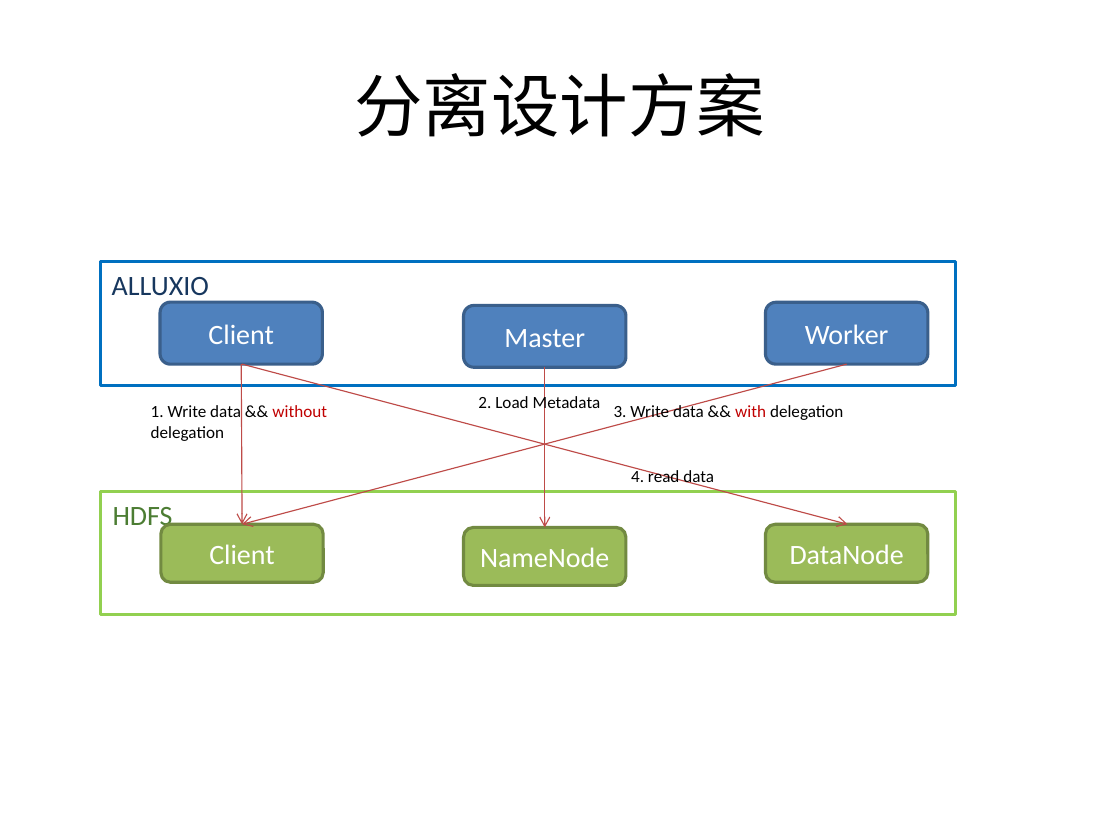
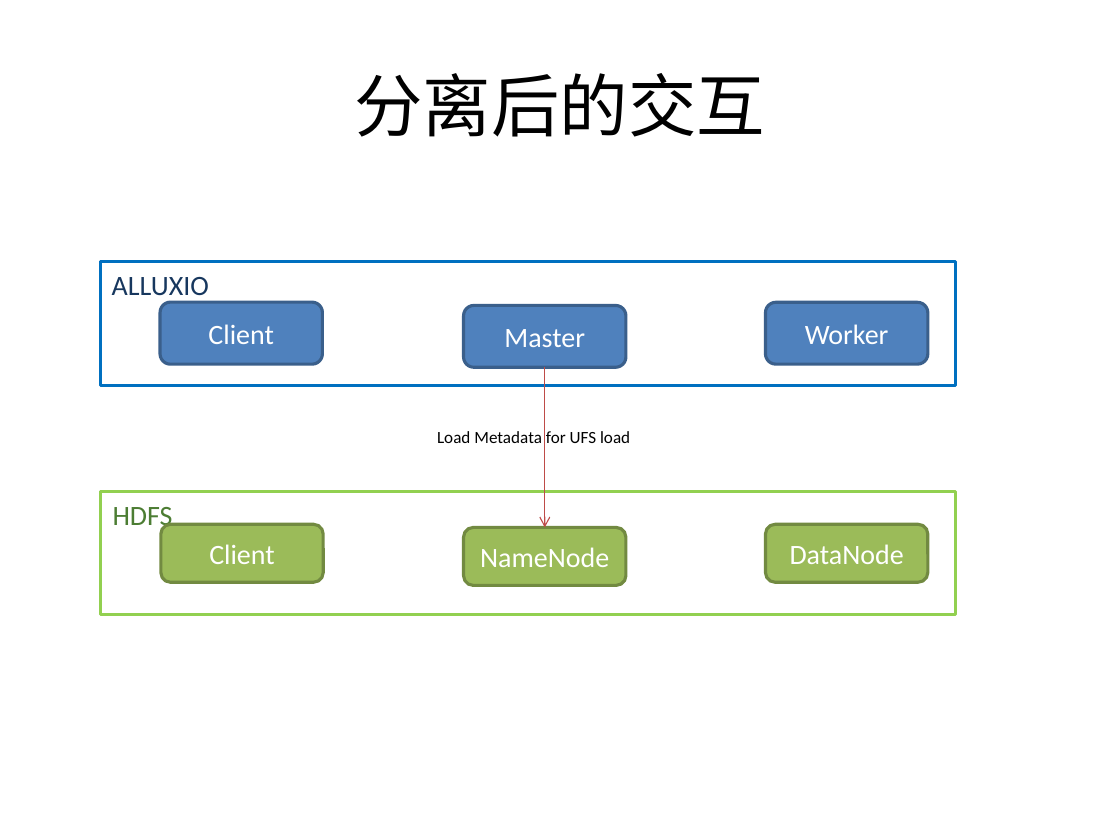
Before and after one commit to Jason0812/doc, a slide deck: slide 5 of alluxio/ArC.pptx. Drawn at 1120x840 pixels with LibreOffice and Linux fonts; fonts in the diff are those of the drawing. Boxes give left, top, right and bottom in pixels: in the first picture for what was removed or moved away, otherwise in the second. Text is boxed around its words. In the diff, an @@ line names an element or a change of style, - is before the commit and + after.

```diff
--- a/alluxio/ArC.pptx
+++ b/alluxio/ArC.pptx
@@ title at box(354, 73, 765, 137): text changed @@
-分离设计方案
+分离后的交互
@@ text at box(437, 431, 630, 443): text changed @@
-2. Load Metadata
+Load Metadata for UFS load
@@ group removed at box(151, 364, 848, 524): 3 arrows, 3 texts @@
-1. Write data && without delegation
-3. Write data && with delegation
-4. read data
```
Also in this commit, not shown: 2 other slides changed, 7 other files.
